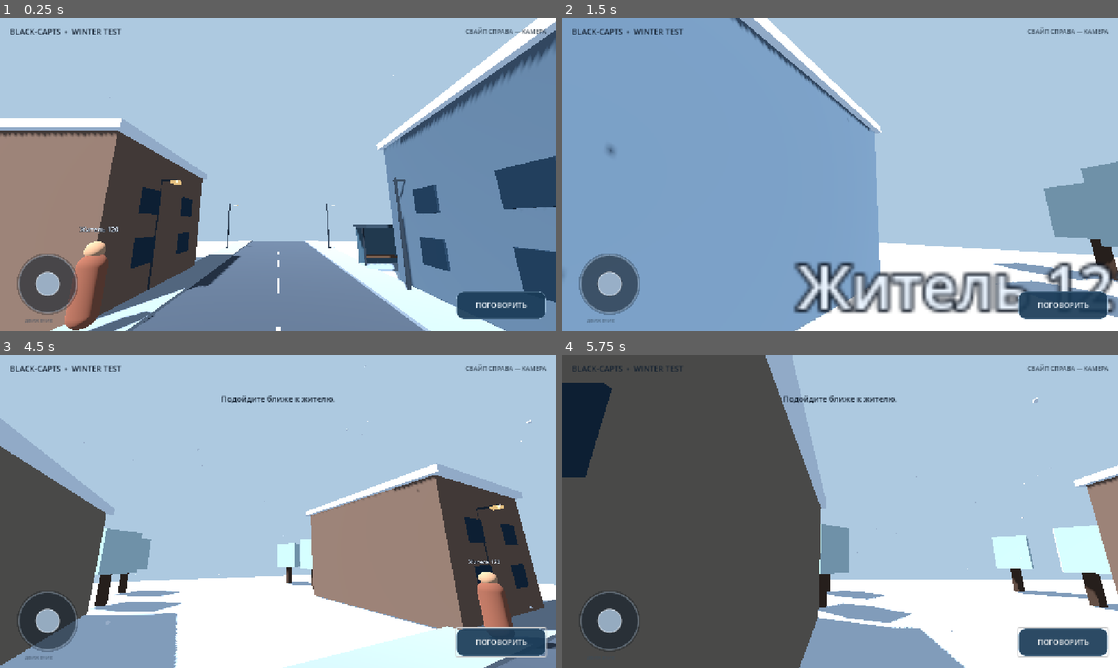
Above: before the commit, frames 1-4 (two rows, left to right).
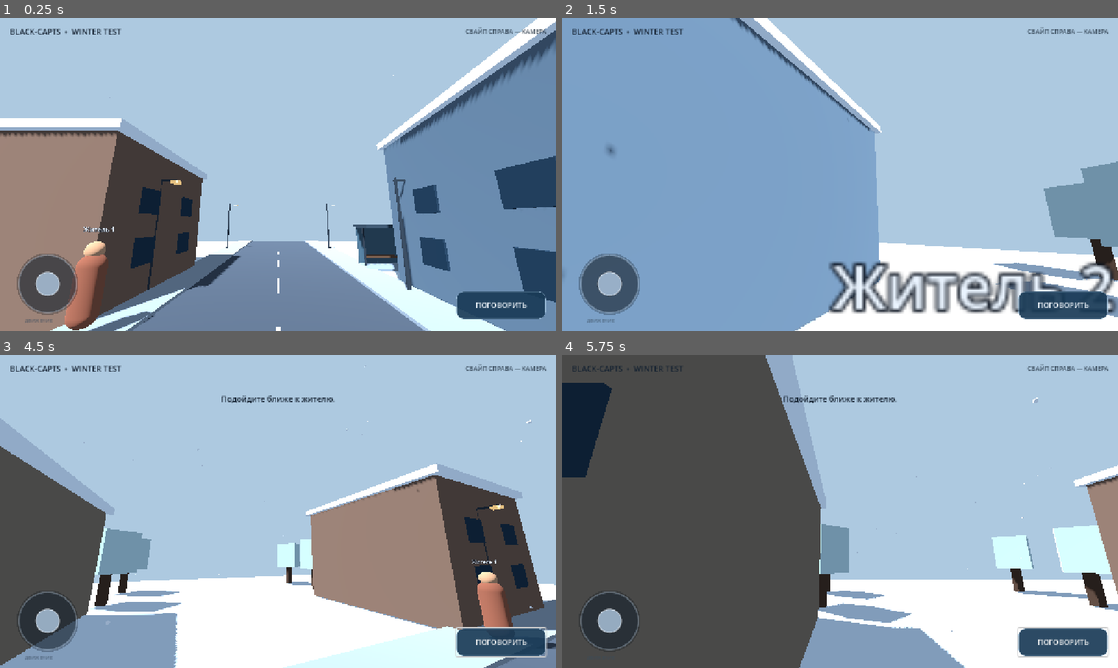
Above: after the commit, the same moments.

Repository: avioverse6-create/BLACK-CAPTS
Game: Godot game, scene res://scenes/main.tscn
The game is run twice, just before and just after one commit, with the same random seed, the same clock (stepped at 60 frames per second) and the same inputs.
Inputs (mouse positions are in pixels of both pictures, inside the frame that each line leads up to):
- Up to frame 1 (0.25 s): no input
- Up to frame 2 (1.5 s): drag from (612, 284) to (895, 105) at 0.52 s; drag from (728, 190) to (812, 237) at 1.27 s
- Up to frame 3 (4.5 s): move the mouse to (333, 442) at 2.02 s; hold Right (ui_right) 2.03-2.75 s; drag from (250, 574) to (111, 464) at 2.77 s; click "ПОГОВОРИТЬ" at 3.5 s; tap Enter at 4.25 s; move the mouse to (444, 558) at 4.27 s; hold Left (ui_left) from 4.28 s (still down)
- Up to frame 4 (5.75 s): release Left (ui_left) at 5 s; drag from (673, 464) to (756, 433) at 5.02 s

The runs differ from the first frame. In frame 1, less than 0.1% of the frame differs, in the area x 14-22%, y 66-69%; in frame 2, 5.3%, in the area x 41-100%, y 77-95%; in frame 3, less than 0.1%; in frame 4, nothing differs.

Commit message:
Fix sequential NPC display names

Diff:
--- a/scripts/npc.gd
+++ b/scripts/npc.gd
@@ -22,7 +22,7 @@
     add_to_group("town_npcs")
     home = global_position
     target = home
-    display_name = "Житель %s" % str(get_index() + 1)
+    display_name = "Житель %s" % str(name).get_slice("_", 1)
     _make_collision()
     _load_character_model()
     _make_name_tag()
